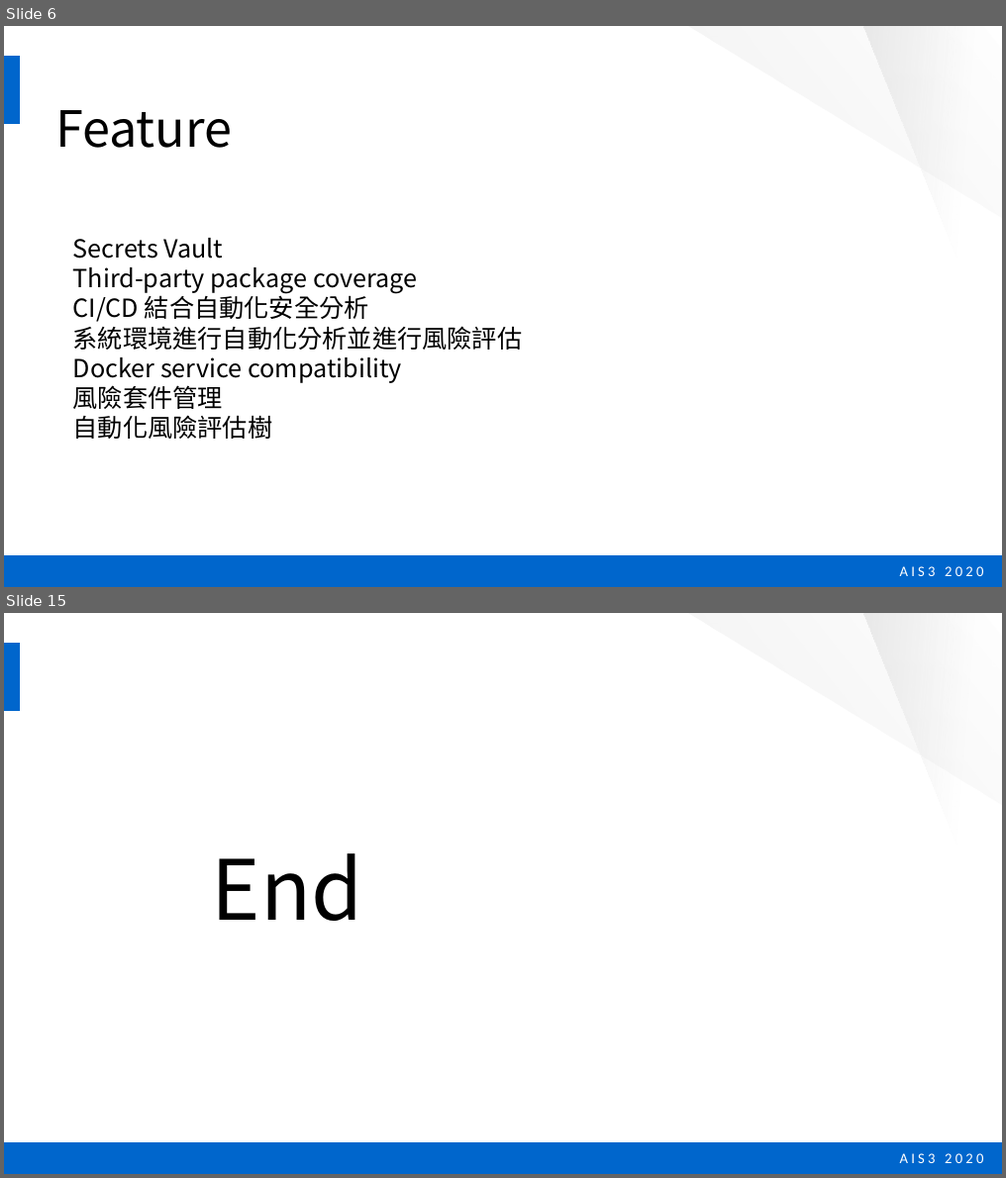
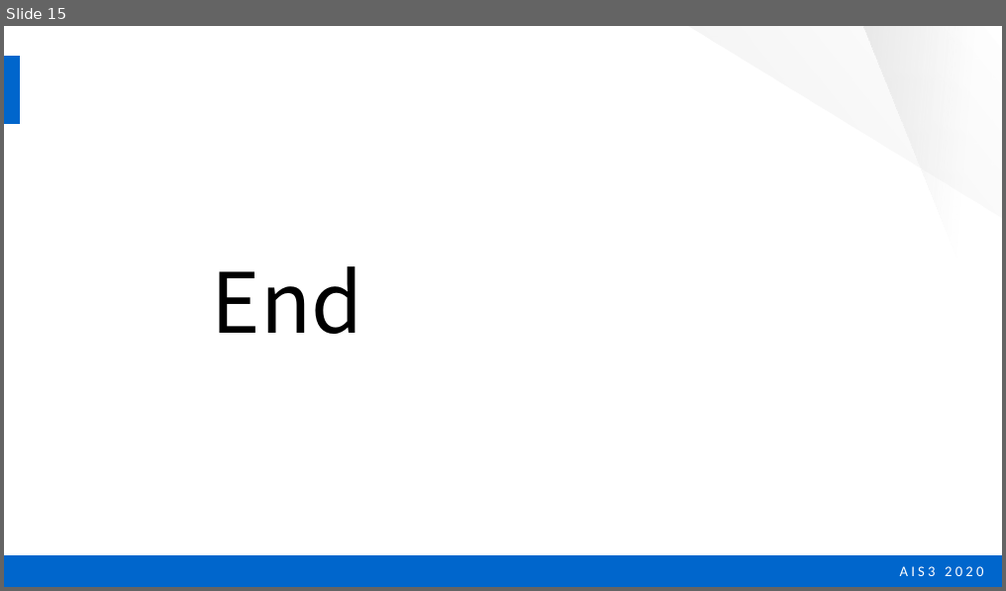
Before and after one commit to twinklestar03/AIS3-Dragon, a slide deck: AIS3 dragon security.pptx. Shown one above the other, each under a label of ours: slides 6 and 15 before the commit, slide 15 after it; the slides between them are not shown. The pictures are 1006x1178 and 1006x591 pixels, drawn with LibreOffice and Linux fonts; fonts in the diff are those of the drawing. Boxes give left, top, right and bottom in pixels: in the first picture for what was removed or moved away, otherwise in the second. Text is boxed around its words. In the diff, an @@ line names an element or a change of style, - is before the commit and + after.

```diff
--- a/AIS3 dragon security.pptx
+++ b/AIS3 dragon security.pptx
@@ slide 6 removed at [4, 26, 1002, 587], background #FFFFFF; not listed: 5 template elements that a slide beside it also shows @@
@@ text removed at [55, 110, 232, 148] @@
-Feature
@@ text removed at [73, 238, 523, 439] @@
-Secrets Vault
-Third-party package coverage
-CI/CD 結合自動化安全分析
-系統環境進行自動化分析並進行風險評估
-Docker service compatibility
-風險套件管理
-自動化風險評估樹
```
Also in this commit, not shown: 10 slides changed, 4 slides added, 3 other slides removed.
